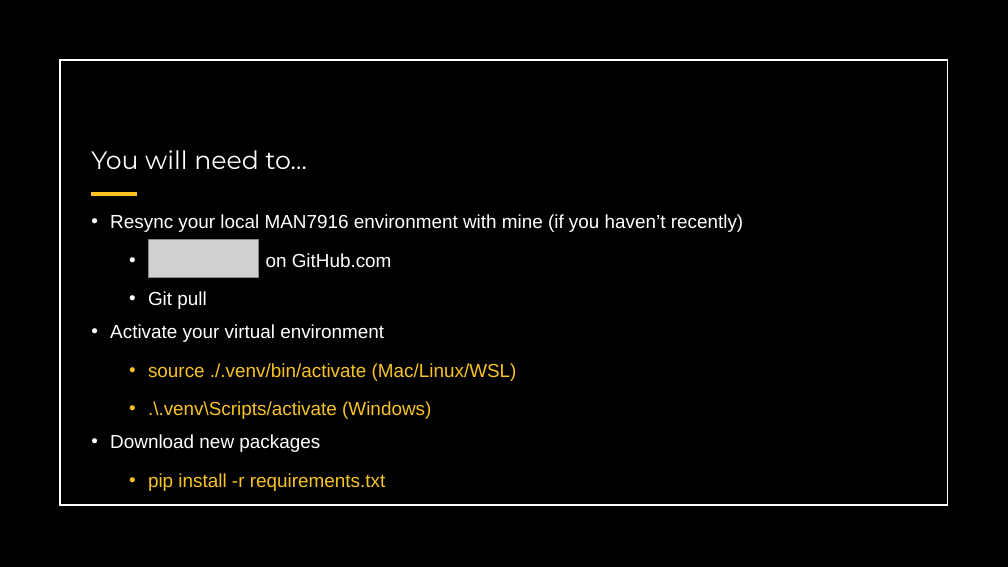
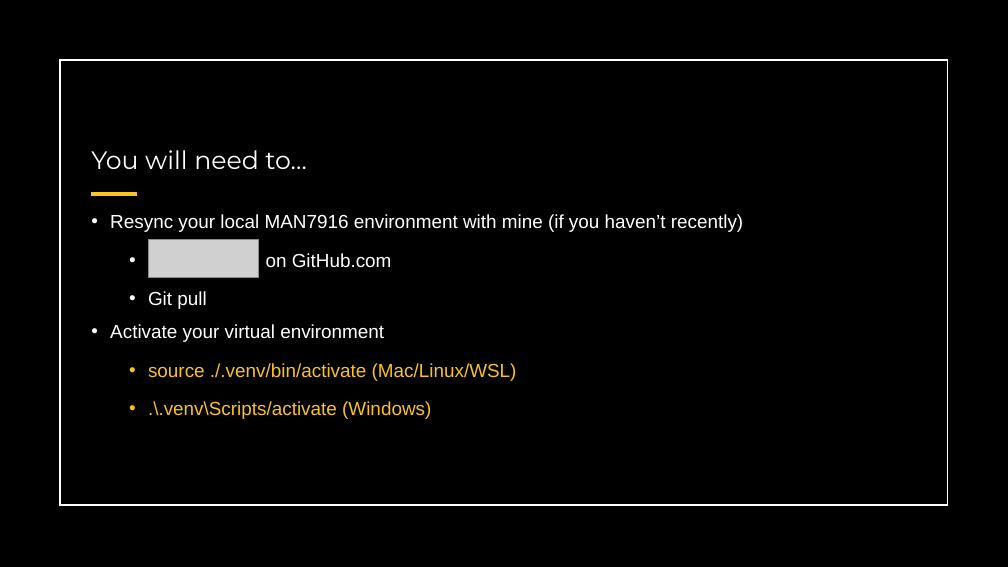
Before and after one commit to WynM167/MAN7916, a slide deck: slide 16 of slides/corpuscollection.pptx. Drawn at 1008x567 pixels with LibreOffice and Linux fonts; fonts in the diff are those of the drawing; grey boxes stand for pictures. Boxes give left, top, right and bottom in pixels: in the first picture for what was removed or moved away, otherwise in the second. Text is boxed around its words. In the diff, an @@ line names an element or a change of style, - is before the commit and + after.

```diff
--- a/slides/corpuscollection.pptx
+++ b/slides/corpuscollection.pptx
@@ text at (110, 434, 385, 491): paragraphs removed @@
-• Download new packages
-  • pip install -r requirements.txt
```
Also in this commit, not shown: 3 other slides changed, 1 slide removed, 1 other file.
